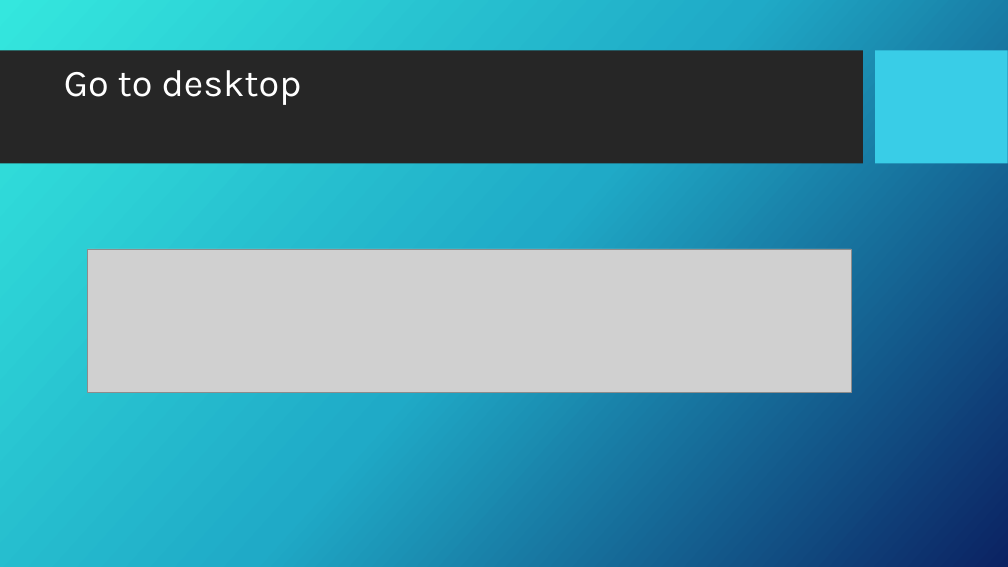
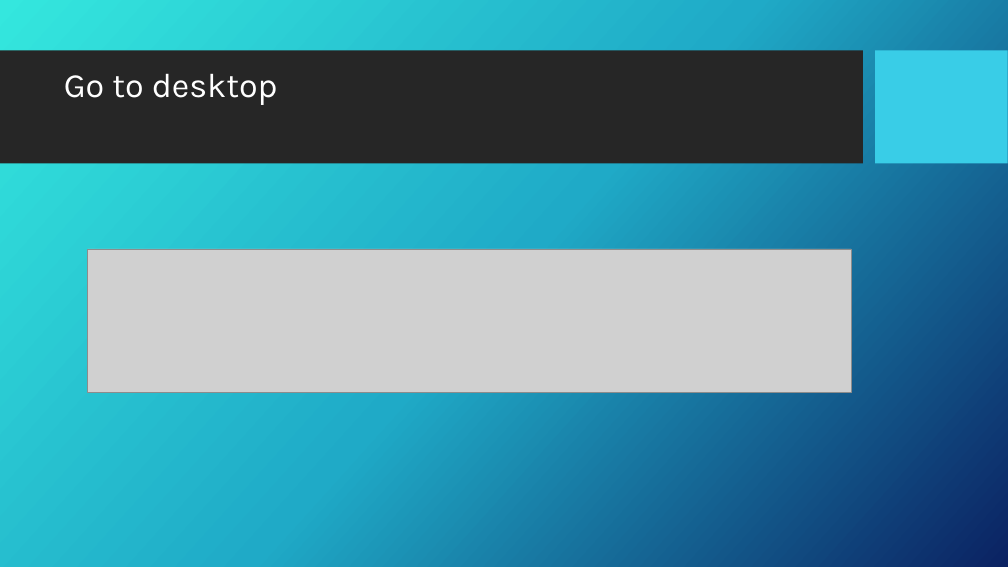
Before and after one commit to CharineePalm/interview_rails, a slide deck: slide 2 of presentation.pptx. Drawn at 1008x567 pixels with LibreOffice and Linux fonts; fonts in the diff are those of the drawing; grey boxes stand for pictures; background and template pictures are left out. Boxes give left, top, right and bottom in pixels: in the first picture for what was removed or moved away, otherwise in the second. Text is boxed around its words. In the diff, an @@ line names an element or a change of style, - is before the commit and + after.

```diff
--- a/presentation.pptx
+++ b/presentation.pptx
@@ title "Go to desktop" at [64, 73, 278, 105]: size 36 to 32.4 pt @@
```
Also in this commit, not shown: 3 other slides changed, 1 slide added.
